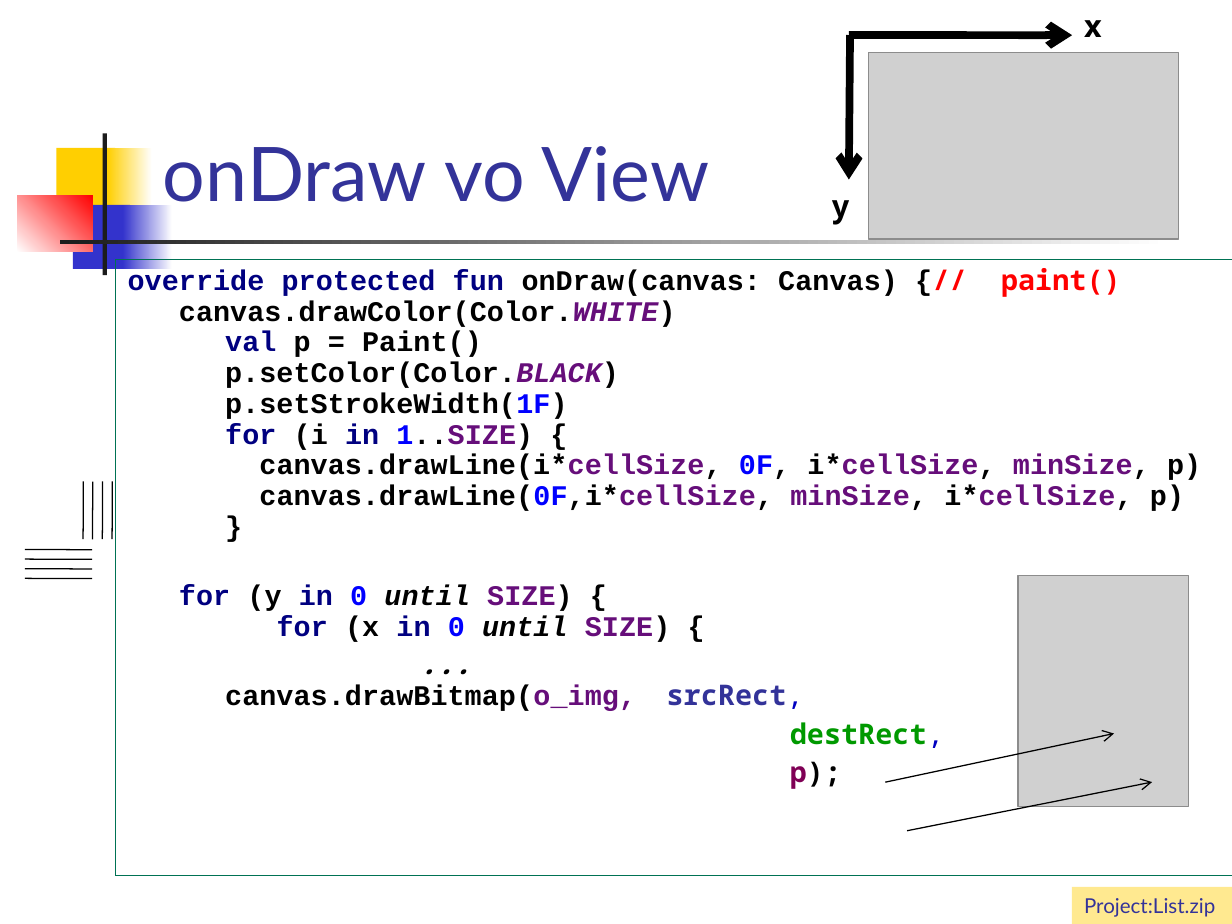
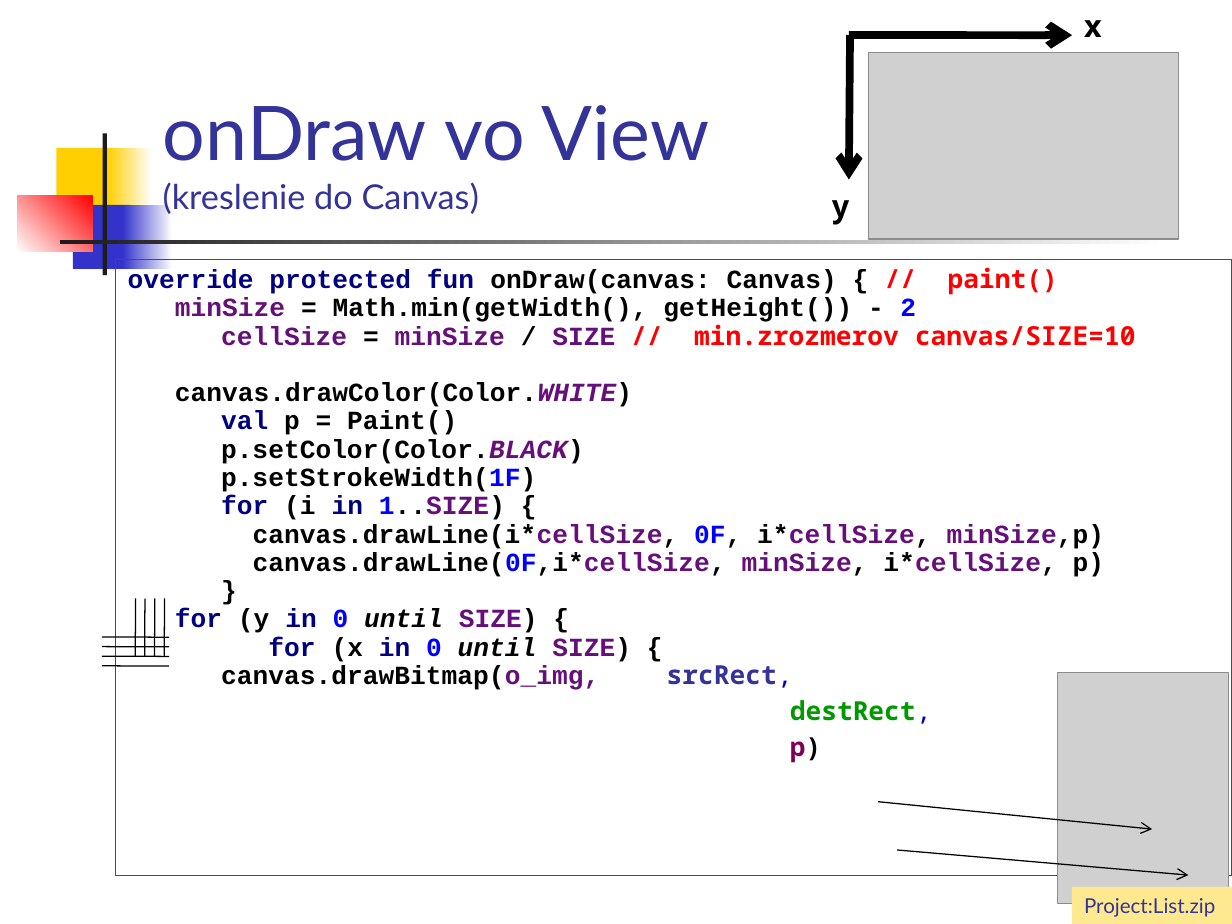
Before and after one commit to vmandro/Prednasky, a slide deck: slide 23 of 04/04_Android.ppt (slide 19 before the commit). Drawn at 1232x924 pixels with LibreOffice and Linux fonts; fonts in the diff are those of the drawing; grey boxes stand for pictures. Boxes give left, top, right and bottom in pixels: in the first picture for what was removed or moved away, otherwise in the second. Text is boxed around its words. In the diff, an @@ line names an element or a change of style, - is before the commit and + after.

```diff
--- a/04/04_Android.ppt
+++ b/04/04_Android.ppt
@@ title at bbox=[163, 105, 710, 214]: text changed; size 44 to 20 pt @@
-onDraw vo View
+onDraw vo View
+(kreslenie do Canvas)
@@ text in rectangle at bbox=[116, 260, 1232, 876]: paragraph removed @@
-...
@@ text in rectangle at bbox=[128, 267, 1136, 577]: text changed; size 16.6 to 15.3 pt @@
-override protected fun onDraw(canvas: Canvas) {// paint()
-canvas.drawColor(Color.WHITE)
-val p = Paint()
-p.setColor(Color.BLACK)
-p.setStrokeWidth(1F)
-for (i in 1..SIZE) {
-canvas.drawLine(i*cellSize, 0F, i*cellSize, minSize, p)
-canvas.drawLine(0F,i*cellSize, minSize, i*cellSize, p)
-}
+override protected fun onDraw(canvas: Canvas) { // paint()
+minSize = Math.min(getWidth(), getHeight()) - 2
+cellSize = minSize / SIZE // min.zrozmerov canvas/SIZE=10
+canvas.drawColor(Color.WHITE)
+val p = Paint()
+p.setColor(Color.BLACK)
+p.setStrokeWidth(1F)
+for (i in 1..SIZE) {
+canvas.drawLine(i*cellSize, 0F, i*cellSize, minSize,p)
+canvas.drawLine(0F,i*cellSize, minSize, i*cellSize, p)
+}
@@ line moved from (112, 540) - (112, 482) to (136, 657) - (136, 599) @@
@@ line moved from (102, 540) - (102, 482) to (144, 657) - (145, 599) @@
@@ line moved from (92, 540) - (92, 482) to (154, 657) - (155, 599) @@
@@ line moved from (83, 540) - (84, 482) to (164, 657) - (165, 599) @@
@@ text in rectangle at bbox=[175, 609, 932, 724]: size 16.6 to 15.3 pt in "for (y in 0 until SIZE) { ...", "canvas.drawBitmap(o_img, srcRect,", "destRect," @@
@@ line moved from (25, 578) - (92, 579) to (102, 637) - (169, 637) @@
@@ line moved from (25, 569) - (92, 569) to (102, 647) - (169, 647) @@
@@ line moved from (25, 559) - (92, 559) to (102, 657) - (169, 657) @@
@@ line moved from (25, 549) - (92, 549) to (102, 665) - (169, 667) @@
@@ picture: place and size @@
-picture at bbox=[1018, 575, 1189, 806]
+picture at bbox=[1058, 673, 1230, 903]
@@ text in rectangle at bbox=[790, 737, 821, 763]: text changed; size 16.6 to 15.3 pt; text colour #000000 to #7F0055 @@
-p);
+p)
@@ arrow moved from (907, 830) - (1152, 782) to (878, 802) - (1152, 829) @@
@@ arrow moved from (886, 782) - (1114, 733) to (897, 850) - (1189, 875) @@
```
Also in this commit, not shown: 24 other slides changed, 13 slides added, 3 slides removed, 1 other file.
